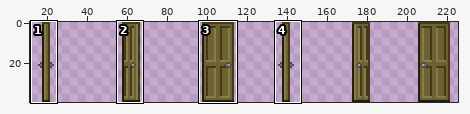
Sprite sheet: objects/ryophi/ryophiwooddoor/ryophiwooddoor.png. The first picture is a wide view before the edit; the outline marks the close-up.
Close-up. First the earlier version:
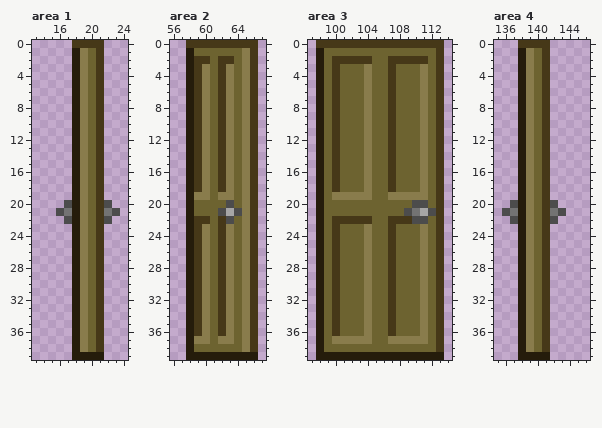
The file is 240x40 pixels. Shown: area 1: x 13..24, y 0..39; area 2: x 56..67, y 0..39; area 3: x 97..114, y 0..39; area 4: x 135..146, y 0..39. The wide view leaves out empty margins. The commit also changed other parts of the picture, which this record leaves out.
And afterwards:
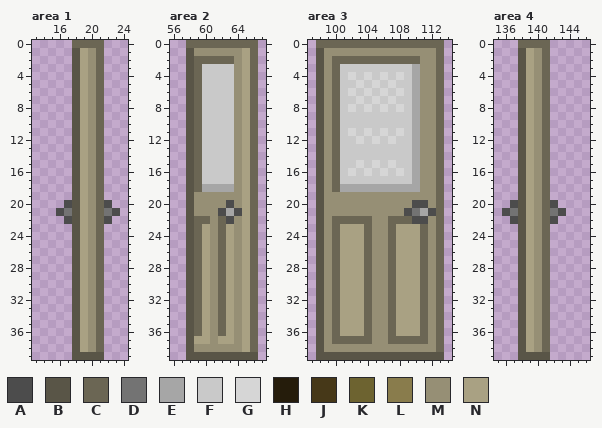
Palette (. is transparent): A #4c4c4c  B #595547  C #6b6654  D #737373  E #a6a6a6  F #c9c9c9  G #d6d6d6  H #251c0b  J #463818  K #6d6330  L #897c4c  M #968f75  N #a9a183
Diff:
--- area 1
@@ x 16..23 @@
- 0 ..JJJJ..
- 1 ..HLKJ..
- 2 ..HLKJ..
- 3 ..HLKJ..
- 4 ..HLKJ..
- 5 ..HLKJ..
- 6 ..HLKJ..
- 7 ..HLKJ..
- 8 ..HLKJ..
- 9 ..HLKJ..
-10 ..HLKJ..
-11 ..HLKJ..
-12 ..HLKJ..
-13 ..HLKJ..
-14 ..HLKJ..
-15 ..HLKJ..
-16 ..HLKJ..
-17 ..HLKJ..
-18 ..HLKJ..
-19 ..HLKJ..
-20 .AHLKJA.
-21 ADHLKJDA
-22 .AHLKJA.
-23 ..HLKJ..
-24 ..HLKJ..
-25 ..HLKJ..
-26 ..HLKJ..
-27 ..HLKJ..
-28 ..HLKJ..
-29 ..HLKJ..
-30 ..HLKJ..
-31 ..HLKJ..
-32 ..HLKJ..
-33 ..HLKJ..
-34 ..HLKJ..
-35 ..HLKJ..
-36 ..HLKJ..
-37 ..HLKJ..
-38 ..HLKJ..
-39 ..HHHH..
+ 0 ..CCCC..
+ 1 ..BNMC..
+ 2 ..BNMC..
+ 3 ..BNMC..
+ 4 ..BNMC..
+ 5 ..BNMC..
+ 6 ..BNMC..
+ 7 ..BNMC..
+ 8 ..BNMC..
+ 9 ..BNMC..
+10 ..BNMC..
+11 ..BNMC..
+12 ..BNMC..
+13 ..BNMC..
+14 ..BNMC..
+15 ..BNMC..
+16 ..BNMC..
+17 ..BNMC..
+18 ..BNMC..
+19 ..BNMC..
+20 .ABNMCA.
+21 ADBNMCDA
+22 .ABNMCA.
+23 ..BNMC..
+24 ..BNMC..
+25 ..BNMC..
+26 ..BNMC..
+27 ..BNMC..
+28 ..BNMC..
+29 ..BNMC..
+30 ..BNMC..
+31 ..BNMC..
+32 ..BNMC..
+33 ..BNMC..
+34 ..BNMC..
+35 ..BNMC..
+36 ..BNMC..
+37 ..BNMC..
+38 ..BNMC..
+39 ..BBBB..
--- area 2
@@ x 56..67 @@
- 0 ..JJJJJJJJJ.
- 1 ..HKKKKKKLJ.
- 2 ..HJJKJJKLJ.
- 3 ..HJLKJLKLJ.
- 4 ..HJLKJLKLJ.
- 5 ..HJLKJLKLJ.
- 6 ..HJLKJLKLJ.
- 7 ..HJLKJLKLJ.
- 8 ..HJLKJLKLJ.
- 9 ..HJLKJLKLJ.
-10 ..HJLKJLKLJ.
-11 ..HJLKJLKLJ.
-12 ..HJLKJLKLJ.
-13 ..HJLKJLKLJ.
-14 ..HJLKJLKLJ.
-15 ..HJLKJLKLJ.
-16 ..HJLKJLKLJ.
-17 ..HJLKJLKLJ.
-18 ..HJLKJLKLJ.
-19 ..HLLKLLKLJ.
-20 ..HKKKKAKLJ.
-21 ..HKKKAEALJ.
-22 ..HJJKJAKLJ.
-23 ..HJLKJLKLJ.
-24 ..HJLKJLKLJ.
-25 ..HJLKJLKLJ.
-26 ..HJLKJLKLJ.
-27 ..HJLKJLKLJ.
-28 ..HJLKJLKLJ.
-29 ..HJLKJLKLJ.
-30 ..HJLKJLKLJ.
-31 ..HJLKJLKLJ.
-32 ..HJLKJLKLJ.
-33 ..HJLKJLKLJ.
-34 ..HJLKJLKLJ.
-35 ..HJLKJLKLJ.
-36 ..HJLKJLKLJ.
-37 ..HLLKLLKLJ.
-38 ..HKKKKKKLJ.
-39 ..HHHHHHHHH.
+ 0 ..CCCCCCCCC.
+ 1 ..BMMMMMMNC.
+ 2 ..BCCCCCMNC.
+ 3 ..BCFFFFMNC.
+ 4 ..BCFFFFMNC.
+ 5 ..BCFFFFMNC.
+ 6 ..BCFFFFMNC.
+ 7 ..BCFFFFMNC.
+ 8 ..BCFFFFMNC.
+ 9 ..BCFFFFMNC.
+10 ..BCFFFFMNC.
+11 ..BCFFFFMNC.
+12 ..BCFFFFMNC.
+13 ..BCFFFFMNC.
+14 ..BCFFFFMNC.
+15 ..BCFFFFMNC.
+16 ..BCFFFFMNC.
+17 ..BCFFFFMNC.
+18 ..BCEEEEMNC.
+19 ..BMMMMMMNC.
+20 ..BMMMMAMNC.
+21 ..BMMMAEANC.
+22 ..BCCMCAMNC.
+23 ..BCNMCNMNC.
+24 ..BCNMCNMNC.
+25 ..BCNMCNMNC.
+26 ..BCNMCNMNC.
+27 ..BCNMCNMNC.
+28 ..BCNMCNMNC.
+29 ..BCNMCNMNC.
+30 ..BCNMCNMNC.
+31 ..BCNMCNMNC.
+32 ..BCNMCNMNC.
+33 ..BCNMCNMNC.
+34 ..BCNMCNMNC.
+35 ..BCNMCNMNC.
+36 ..BCNMCNMNC.
+37 ..BNNMNNMNC.
+38 ..BMMMMMMNC.
+39 ..BBBBBBBBB.
--- area 3
@@ x 97..114 @@
- 0 .JJJJJJJJJJJJJJJJ.
- 1 .HKKKKKKKKKKKKKKJ.
- 2 .HKJJJJJKKJJJJJKJ.
- 3 .HKJKKKLKKJKKKLKJ.
- 4 .HKJKKKLKKJKKKLKJ.
- 5 .HKJKKKLKKJKKKLKJ.
- 6 .HKJKKKLKKJKKKLKJ.
- 7 .HKJKKKLKKJKKKLKJ.
- 8 .HKJKKKLKKJKKKLKJ.
- 9 .HKJKKKLKKJKKKLKJ.
-10 .HKJKKKLKKJKKKLKJ.
-11 .HKJKKKLKKJKKKLKJ.
-12 .HKJKKKLKKJKKKLKJ.
-13 .HKJKKKLKKJKKKLKJ.
-14 .HKJKKKLKKJKKKLKJ.
-15 .HKJKKKLKKJKKKLKJ.
-16 .HKJKKKLKKJKKKLKJ.
-17 .HKJKKKLKKJKKKLKJ.
-18 .HKJKKKLKKJKKKLKJ.
-19 .HKLLLLLKKLLLLLKJ.
-20 .HKKKKKKKKKKKAAKJ.
-21 .HKKKKKKKKKKADEAJ.
-22 .HKJJJJJKKJJJAAKJ.
-23 .HKJKKKLKKJKKKLKJ.
-24 .HKJKKKLKKJKKKLKJ.
-25 .HKJKKKLKKJKKKLKJ.
-26 .HKJKKKLKKJKKKLKJ.
-27 .HKJKKKLKKJKKKLKJ.
-28 .HKJKKKLKKJKKKLKJ.
-29 .HKJKKKLKKJKKKLKJ.
-30 .HKJKKKLKKJKKKLKJ.
-31 .HKJKKKLKKJKKKLKJ.
-32 .HKJKKKLKKJKKKLKJ.
-33 .HKJKKKLKKJKKKLKJ.
-34 .HKJKKKLKKJKKKLKJ.
-35 .HKJKKKLKKJKKKLKJ.
-36 .HKJKKKLKKJKKKLKJ.
-37 .HKLLLLLKKLLLLLKJ.
-38 .HKKKKKKKKKKKKKKJ.
-39 .HHHHHHHHHHHHHHHH.
+ 0 .CCCCCCCCCCCCCCCC.
+ 1 .BMMMMMMMMMMMMMMC.
+ 2 .BMCCCCCCCCCCCMMC.
+ 3 .BMCFFFFFFFFFEMMC.
+ 4 .BMCFGFGFGFGFEMMC.
+ 5 .BMCFFGFGFGFFEMMC.
+ 6 .BMCFGFGFGFGFEMMC.
+ 7 .BMCFFGFGFGFFEMMC.
+ 8 .BMCFGFGFGFGFEMMC.
+ 9 .BMCFFFFFFFFFEMMC.
+10 .BMCFFFFFFFFFEMMC.
+11 .BMCFGFGFGFGFEMMC.
+12 .BMCFFGFGFGFFEMMC.
+13 .BMCFFFFFFFFFEMMC.
+14 .BMCFFFFFFFFFEMMC.
+15 .BMCFFGFGFGFFEMMC.
+16 .BMCFGFGFGFGFEMMC.
+17 .BMCFFFFFFFFFEMMC.
+18 .BMCEEEEEEEEEEMMC.
+19 .BMMMMMMMMMMMMMMC.
+20 .BMMMMMMMMMMMAAMC.
+21 .BMMMMMMMMMMADEAC.
+22 .BMCCCCCMMCCCAAMC.
+23 .BMCNNNCMMCNNNCMC.
+24 .BMCNNNCMMCNNNCMC.
+25 .BMCNNNCMMCNNNCMC.
+26 .BMCNNNCMMCNNNCMC.
+27 .BMCNNNCMMCNNNCMC.
+28 .BMCNNNCMMCNNNCMC.
+29 .BMCNNNCMMCNNNCMC.
+30 .BMCNNNCMMCNNNCMC.
+31 .BMCNNNCMMCNNNCMC.
+32 .BMCNNNCMMCNNNCMC.
+33 .BMCNNNCMMCNNNCMC.
+34 .BMCNNNCMMCNNNCMC.
+35 .BMCNNNCMMCNNNCMC.
+36 .BMCNNNCMMCNNNCMC.
+37 .BMCCCCCMMCCCCCMC.
+38 .BMMMMMMMMMMMMMMC.
+39 .BBBBBBBBBBBBBBBB.
--- area 4
@@ x 136..143 @@
- 0 ..JJJJ..
- 1 ..HLKJ..
- 2 ..HLKJ..
- 3 ..HLKJ..
- 4 ..HLKJ..
- 5 ..HLKJ..
- 6 ..HLKJ..
- 7 ..HLKJ..
- 8 ..HLKJ..
- 9 ..HLKJ..
-10 ..HLKJ..
-11 ..HLKJ..
-12 ..HLKJ..
-13 ..HLKJ..
-14 ..HLKJ..
-15 ..HLKJ..
-16 ..HLKJ..
-17 ..HLKJ..
-18 ..HLKJ..
-19 ..HLKJ..
-20 .AHLKJA.
-21 ADHLKJDA
-22 .AHLKJA.
-23 ..HLKJ..
-24 ..HLKJ..
-25 ..HLKJ..
-26 ..HLKJ..
-27 ..HLKJ..
-28 ..HLKJ..
-29 ..HLKJ..
-30 ..HLKJ..
-31 ..HLKJ..
-32 ..HLKJ..
-33 ..HLKJ..
-34 ..HLKJ..
-35 ..HLKJ..
-36 ..HLKJ..
-37 ..HLKJ..
-38 ..HLKJ..
-39 ..HHHH..
+ 0 ..CCCC..
+ 1 ..BNMC..
+ 2 ..BNMC..
+ 3 ..BNMC..
+ 4 ..BNMC..
+ 5 ..BNMC..
+ 6 ..BNMC..
+ 7 ..BNMC..
+ 8 ..BNMC..
+ 9 ..BNMC..
+10 ..BNMC..
+11 ..BNMC..
+12 ..BNMC..
+13 ..BNMC..
+14 ..BNMC..
+15 ..BNMC..
+16 ..BNMC..
+17 ..BNMC..
+18 ..BNMC..
+19 ..BNMC..
+20 .ABNMCA.
+21 ADBNMCDA
+22 .ABNMCA.
+23 ..BNMC..
+24 ..BNMC..
+25 ..BNMC..
+26 ..BNMC..
+27 ..BNMC..
+28 ..BNMC..
+29 ..BNMC..
+30 ..BNMC..
+31 ..BNMC..
+32 ..BNMC..
+33 ..BNMC..
+34 ..BNMC..
+35 ..BNMC..
+36 ..BNMC..
+37 ..BNMC..
+38 ..BNMC..
+39 ..BBBB..
